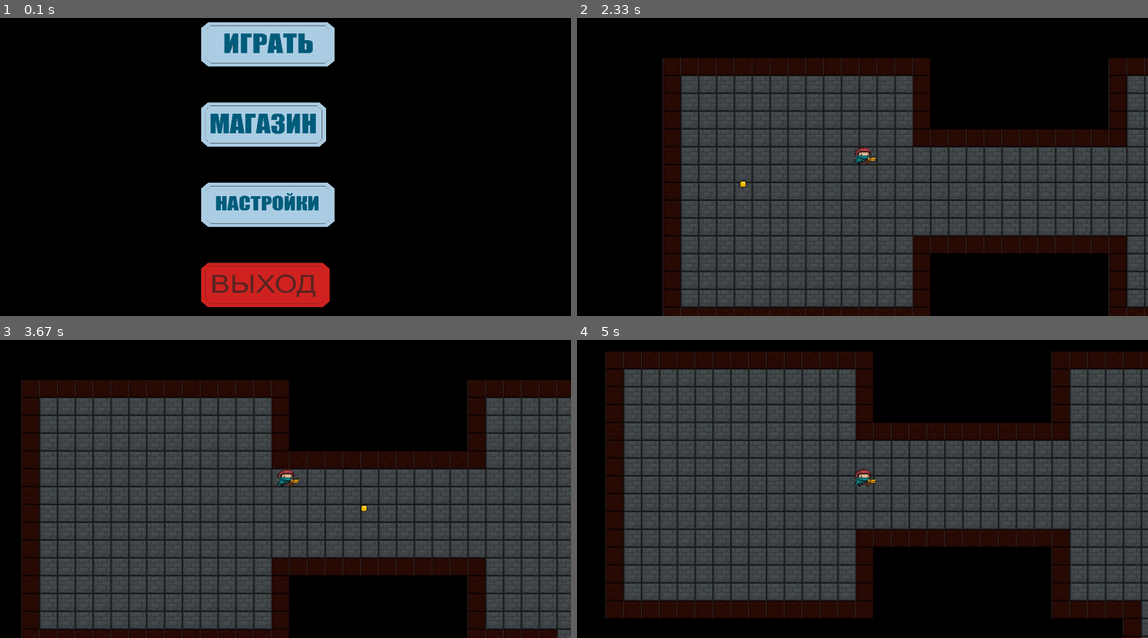
Above: before the commit, frames 1-4 (two rows, left to right).
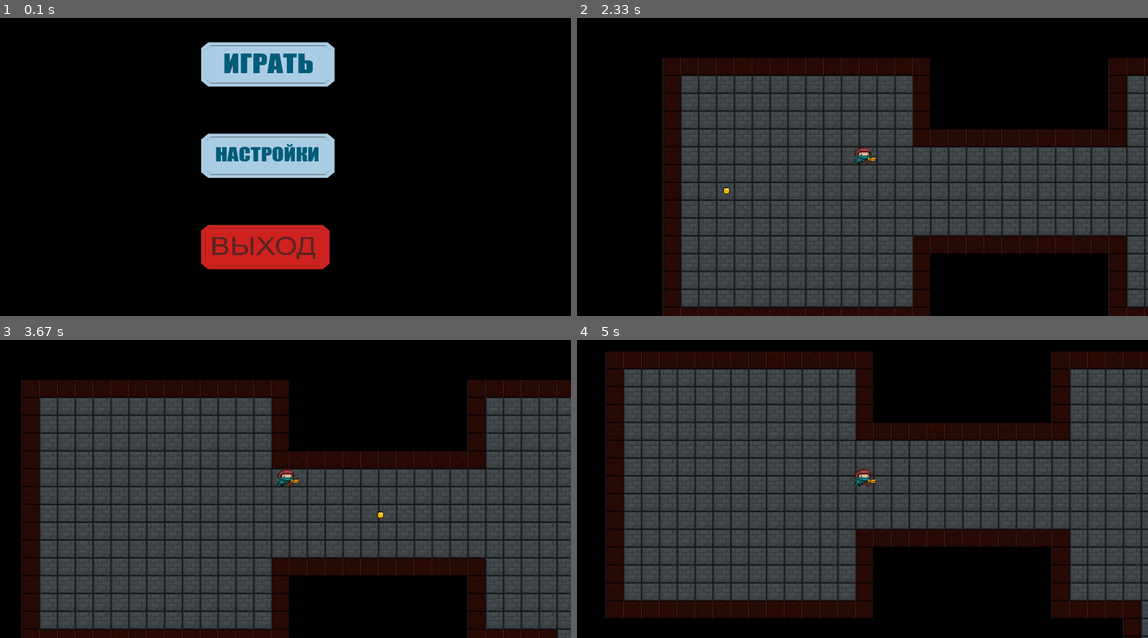
Above: after the commit, the same moments.

Repository: AmirHai/PyGameProject
Game: pygame game, started from classes/main.py
Two runs of this game, one before a commit and one after it. Both use one fixed random seed, a clock stepped at 60 frames per second and the inputs below.
Inputs (mouse positions are in pixels of both pictures, inside the frame that each line leads up to):
- Up to frame 1 (0.1 s): no input
- Up to frame 2 (2.33 s): hold Esc 0.33-0.8 s; hold Esc 0.83-1.3 s; hold D 0.83-1.3 s; click (845, 44) at 1.38 s; click (685, 229) at 1.72 s; hold R from 2 s (still down); hold D from 2 s (still down)
- Up to frame 3 (3.67 s): release R at 2.47 s; release D at 2.47 s; hold D 2.5-2.97 s; click (354, 506) at 3.05 s
- Up to frame 4 (5 s): hold D 3.67-4.13 s; hold A 4.17-4.7 s; hold S from 4.73 s (still down)

The runs differ from the first frame. In frame 1, 18% of the frame differs, in the area x 35-59%, y 1-98%; in frame 2, less than 0.1%; in frame 3, less than 0.1%; in frame 4, nothing differs.

Commit message:
Доработал магазин

Diff:
--- a/classes/GameMap.py
+++ b/classes/GameMap.py
@@ -30,7 +30,7 @@
 class Weapon(pygame.sprite.Sprite):
     def __init__(self, group, name):
         super().__init__(group)
-        self.image = pygame.transform.scale(load_image(name + '.png'), (PIXELSIZE * 0.5, PIXELSIZE * 0.5))
+        self.image = pygame.transform.scale(load_image('pistol.png'), (PIXELSIZE * 0.5, PIXELSIZE * 0.5))
         self.rect = self.image.get_rect().move(CENTER[0] + PIXELSIZE * 0.75, CENTER[1] + PIXELSIZE * 0.5)
 
 
--- a/classes/GameProcess.py
+++ b/classes/GameProcess.py
@@ -3,8 +3,9 @@
 
 from GameMap import *
 from Bullet import Bullet
-from mainMenu import menu_init
+from menu import menu_init
 from Monster import *
+from random import randrange
 
 
 def gameInit():
@@ -37,9 +38,22 @@
                     if event.key == key:
                         allkeys[i] = False
             if event.type == pygame.MOUSEBUTTONDOWN:
-                bullet = Bullet(bullets_sprites, event.pos, weapons[0])
+                if weapons[0] != 'shotgun':
+                    bullet = Bullet(bullets_sprites, event.pos, weapons[0])
+                else:
+                    for i in range(8):
+                        bullet = Bullet(bullets_sprites, (event.pos[0] + randrange(-25, 25),
+                                                          event.pos[1] + randrange(-25, 25)), weapons[0])
             if event.type == pygame.KEYDOWN and event.key == pygame.K_ESCAPE:
-                menu_init()
+                bought_weapon = menu_init()
+                if bought_weapon:
+                    weapons[1] = bought_weapon
+            if event.type == pygame.KEYDOWN and event.key == pygame.K_r:
+                if None not in weapons:
+                    weapons[0], weapons[1] = weapons[1], weapons[0]
+                    weapons_sprites = pygame.sprite.Group()
+                    weapon = Weapon(weapons_sprites, weapons[0])
+
         PlayerSpeed = [0.0, 0.0]
         camera.update(0, 0)
 
--- a/classes/Store.py
+++ b/classes/Store.py
@@ -44,7 +44,12 @@
             if event.type == pygame.KEYDOWN and event.key == pygame.K_ESCAPE:
                 return
             if event.type == pygame.MOUSEBUTTONDOWN:
-                pass
+                if item1.rect.collidepoint(event.pos):
+                    return items[0][0]
+                if item2.rect.collidepoint(event.pos):
+                    return items[1][0]
+                if item3.rect.collidepoint(event.pos):
+                    return items[2][0]
         SCREEN.fill('Black')
         for i in prices_text:
             SCREEN.blit(i[0], i[1])
--- a/classes/main.py
+++ b/classes/main.py
@@ -1,4 +1,4 @@
-from mainMenu import menu_init
+from main_menu import main_menu_init
 from AllConstants import *
 from GameProcess import gameInit
 
@@ -7,5 +7,5 @@
     scrSize = WIDTH, HEIGHT
     screen = pygame.display.set_mode(scrSize)
     pygame.display.set_caption('Game')
-    menu_init()
+    main_menu_init()
     gameInit()
--- a/classes/mainMenu.py
+++ b/classes/main_menu.py
@@ -1,30 +1,24 @@
 from AllConstants import *
 from serviceFunctions import load_image, terminate
-from Store import store
 
 
-def menu_init():
+def main_menu_init():
     buttons_sprites = pygame.sprite.Group()
     play_sprite = pygame.sprite.Sprite(buttons_sprites)
     play_sprite.image = pygame.transform.scale(load_image('play.png'), BUTTONSIZE)
     play_sprite.rect = play_sprite.image.get_rect()
     play_sprite.rect.x = 450
-    play_sprite.rect.y = 60
-    store_sprite = pygame.sprite.Sprite(buttons_sprites)
-    store_sprite.image = pygame.transform.scale(load_image('store.png'), BUTTONSIZE)
-    store_sprite.rect = store_sprite.image.get_rect()
-    store_sprite.rect.x = 450
-    store_sprite.rect.y = 240
+    play_sprite.rect.y = 105
     settings_sprite = pygame.sprite.Sprite(buttons_sprites)
     settings_sprite.image = pygame.transform.scale(load_image('settings.png'), BUTTONSIZE)
     settings_sprite.rect = settings_sprite.image.get_rect()
     settings_sprite.rect.x = 450
-    settings_sprite.rect.y = 420
+    settings_sprite.rect.y = 310
     exit_sprite = pygame.sprite.Sprite(buttons_sprites)
     exit_sprite.image = pygame.transform.scale(load_image('exit.png'), BUTTONSIZE)
     exit_sprite.rect = exit_sprite.image.get_rect()
     exit_sprite.rect.x = 450
-    exit_sprite.rect.y = 600
+    exit_sprite.rect.y = 515
     while True:
         for event in pygame.event.get():
             if event.type == pygame.QUIT:
@@ -34,8 +28,6 @@
             if event.type == pygame.MOUSEBUTTONDOWN:
                 if play_sprite.rect.collidepoint(event.pos):
                     return
-                if store_sprite.rect.collidepoint(event.pos):
-                    store()
                 if settings_sprite.rect.collidepoint(event.pos):
                     pass
                 if exit_sprite.rect.collidepoint(event.pos):
--- /dev/null
+++ b/classes/menu.py
@@ -0,0 +1,46 @@
+from AllConstants import *
+from serviceFunctions import load_image, terminate
+from Store import store
+
+
+def menu_init():
+    buttons_sprites = pygame.sprite.Group()
+    play_sprite = pygame.sprite.Sprite(buttons_sprites)
+    play_sprite.image = pygame.transform.scale(load_image('play.png'), BUTTONSIZE)
+    play_sprite.rect = play_sprite.image.get_rect()
+    play_sprite.rect.x = 450
+    play_sprite.rect.y = 64
+    store_sprite = pygame.sprite.Sprite(buttons_sprites)
+    store_sprite.image = pygame.transform.scale(load_image('store.png'), BUTTONSIZE)
+    store_sprite.rect = store_sprite.image.get_rect()
+    store_sprite.rect.x = 450
+    store_sprite.rect.y = 228
+    settings_sprite = pygame.sprite.Sprite(buttons_sprites)
+    settings_sprite.image = pygame.transform.scale(load_image('settings.png'), BUTTONSIZE)
+    settings_sprite.rect = settings_sprite.image.get_rect()
+    settings_sprite.rect.x = 450
+    settings_sprite.rect.y = 392
+    exit_sprite = pygame.sprite.Sprite(buttons_sprites)
+    exit_sprite.image = pygame.transform.scale(load_image('exit.png'), BUTTONSIZE)
+    exit_sprite.rect = exit_sprite.image.get_rect()
+    exit_sprite.rect.x = 450
+    exit_sprite.rect.y = 556
+    weapon = None
+    while True:
+        for event in pygame.event.get():
+            if event.type == pygame.QUIT:
+                terminate()
+            if event.type == pygame.KEYDOWN and event.key == pygame.K_ESCAPE:
+                return weapon
+            if event.type == pygame.MOUSEBUTTONDOWN:
+                if play_sprite.rect.collidepoint(event.pos):
+                    return weapon
+                if store_sprite.rect.collidepoint(event.pos):
+                    weapon = store()
+                if settings_sprite.rect.collidepoint(event.pos):
+                    pass
+                if exit_sprite.rect.collidepoint(event.pos):
+                    terminate()
+        SCREEN.fill('Black')
+        buttons_sprites.draw(SCREEN)
+        pygame.display.flip()
Binary file changed: classes/game_info.sqlite
